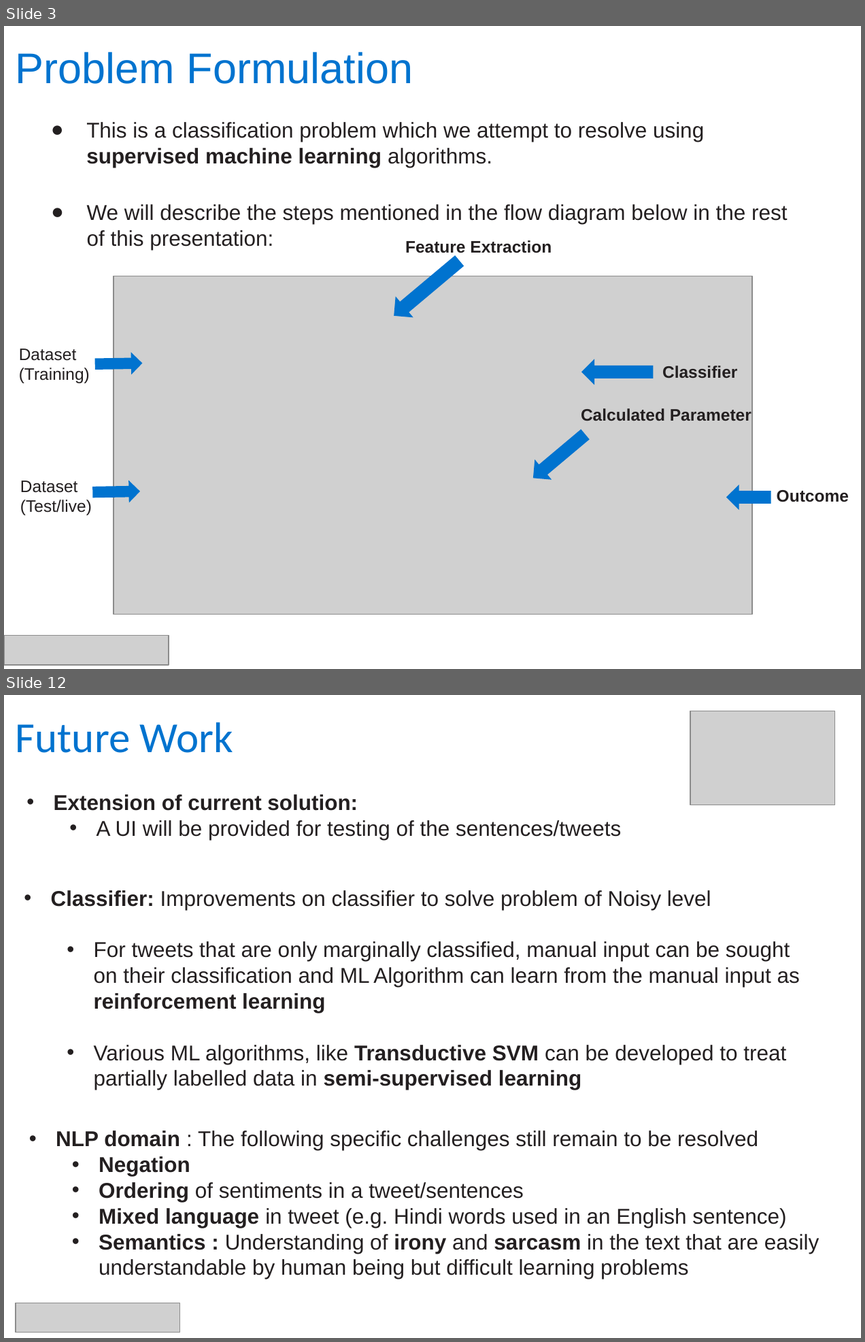
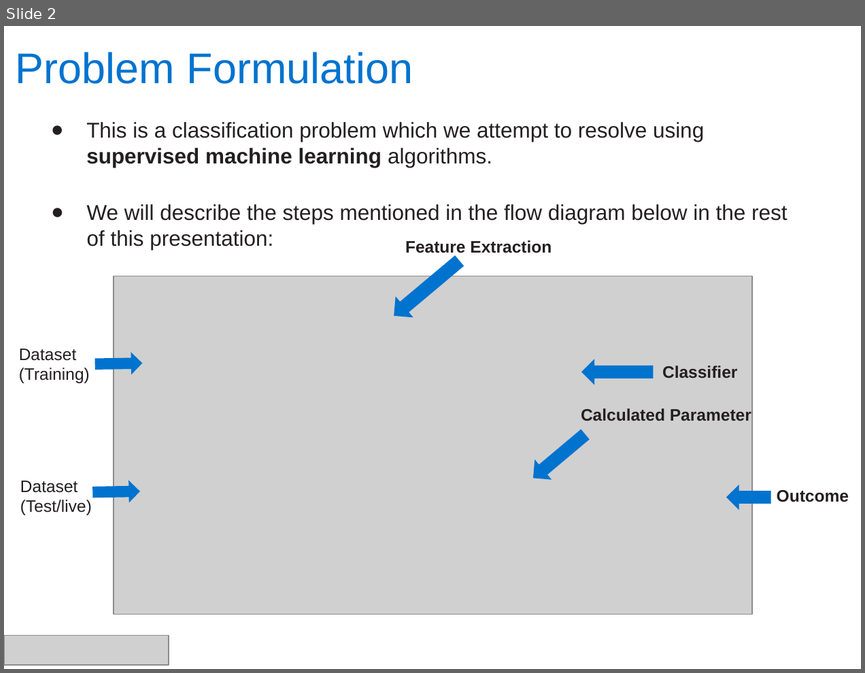
Before and after one commit to Pinak-Chakraborty/NLP-Proj-Spam-Ham, a slide deck: Spam Detection - Naive Bayesian Classifier v1 0.pptx. Shown one above the other, each under a label of ours: slides 3 and 12 before the commit, slide 2 after it; the slides between them are not shown. The pictures are 865x1342 and 865x673 pixels, drawn with LibreOffice and Linux fonts; fonts in the diff are those of the drawing; grey boxes stand for pictures; background and template pictures are left out. Boxes give left, top, right and bottom in pixels: in the first picture for what was removed or moved away, otherwise in the second. Text is boxed around its words. In the diff, an @@ line names an element or a change of style, - is before the commit and + after.

```diff
--- a/Spam Detection - Naive Bayesian Classifier v1 0.pptx
+++ b/Spam Detection - Naive Bayesian Classifier v1 0.pptx
@@ slide 12 removed at [4,695,861,1338], background #FFFFFF @@
@@ picture removed at [690,711,835,804] @@
@@ title removed at [16,722,233,753] @@
-Future Work
@@ text removed at [54,794,621,840] @@
-  • Extension of current solution:
-    • A UI will be provided for testing of the sentences/tweets
@@ text removed at [51,890,800,1089] @@
-• Classifier: Improvements on classifier to solve problem of Noisy level
-  • For tweets that are only marginally classified, manual input can be sought on their classification and ML Algorithm can learn from the manual input as reinforcement learning
-    • Various ML algorithms, like Transductive SVM can be developed to treat partially labelled data in semi-supervised learning
@@ text removed at [56,1130,819,1278] @@
-• NLP domain : The following specific challenges still remain to be resolved
-  • Negation
-  • Ordering of sentiments in a tweet/sentences
-  • Mixed language in tweet (e.g. Hindi words used in an English sentence)
-  • Semantics : Understanding of irony and sarcasm in the text that are easily understandable by human being but difficult learning problems
@@ picture removed at [15,1302,179,1331] @@
@@ page number removed at [802,1312,860,1334] @@
-12
@@ what was slide 3 is now slide 2 @@
```
Also in this commit, not shown: 6 slides changed, 5 other slides removed.
